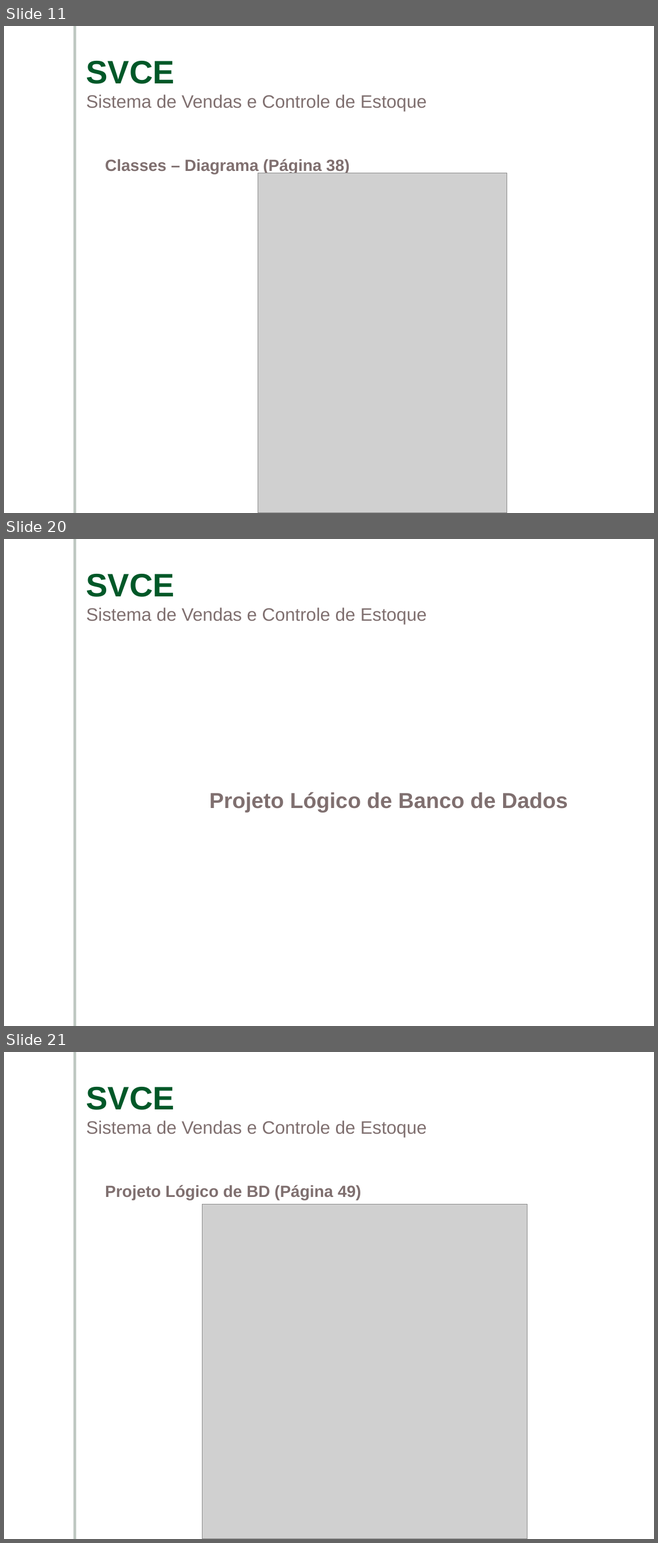
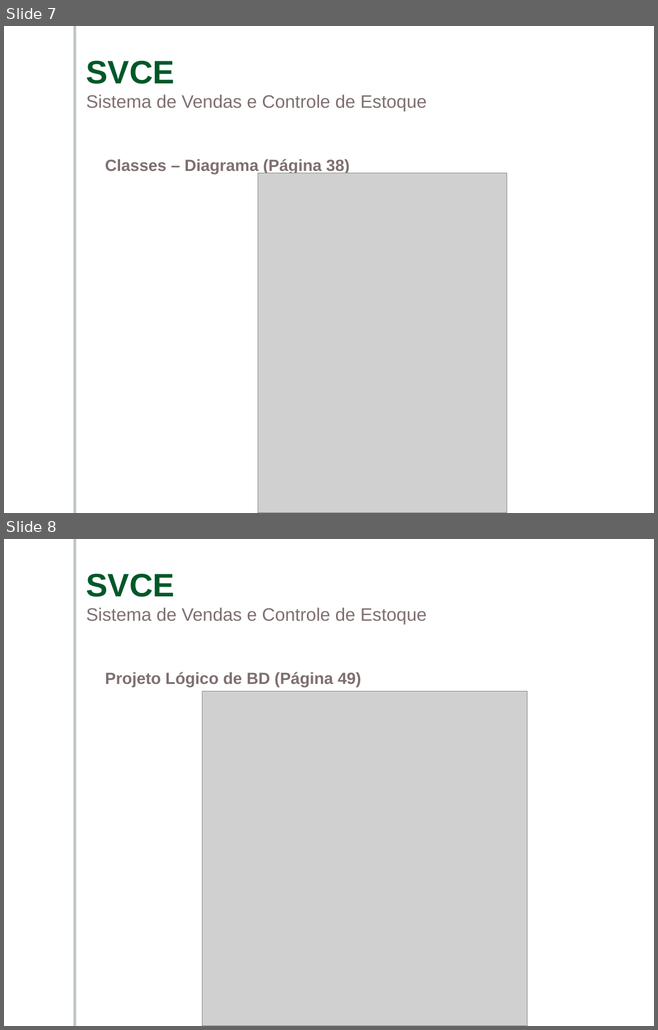
Before and after one commit to ViniciusConsultor/contentsystem, a slide deck: documentacao/Apresentação/Apresentacao-SVCE.ppt. Shown one above the other, each under a label of ours: slides 11, 20 and 21 before the commit, slides 7 and 8 after it; the slides between them are not shown. The pictures are 658x1543 and 658x1030 pixels, drawn with LibreOffice and Linux fonts; fonts in the diff are those of the drawing; grey boxes stand for pictures; background and template pictures are left out. Boxes give left, top, right and bottom in pixels: in the first picture for what was removed or moved away, otherwise in the second. Text is boxed around its words. In the diff, an @@ line names an element or a change of style, - is before the commit and + after.

```diff
--- a/documentacao/Apresentação/Apresentacao-SVCE.ppt
+++ b/documentacao/Apresentação/Apresentacao-SVCE.ppt
@@ slide 20 removed at (x1=4, y1=539, x2=654, y2=1026), background picture (left out); not listed: 1 template element that a slide beside it also shows @@
@@ text removed at (x1=86, y1=574, x2=426, y2=624) @@
-SVCE
-Sistema de Vendas e Controle de Estoque
@@ text removed at (x1=209, y1=792, x2=568, y2=813) @@
-Projeto Lógico de Banco de Dados
@@ what was slide 11 is now slide 7 @@
@@ what was slide 21 is now slide 8 @@
```
Also in this commit, not shown: 2 slides changed, 14 other slides removed.
